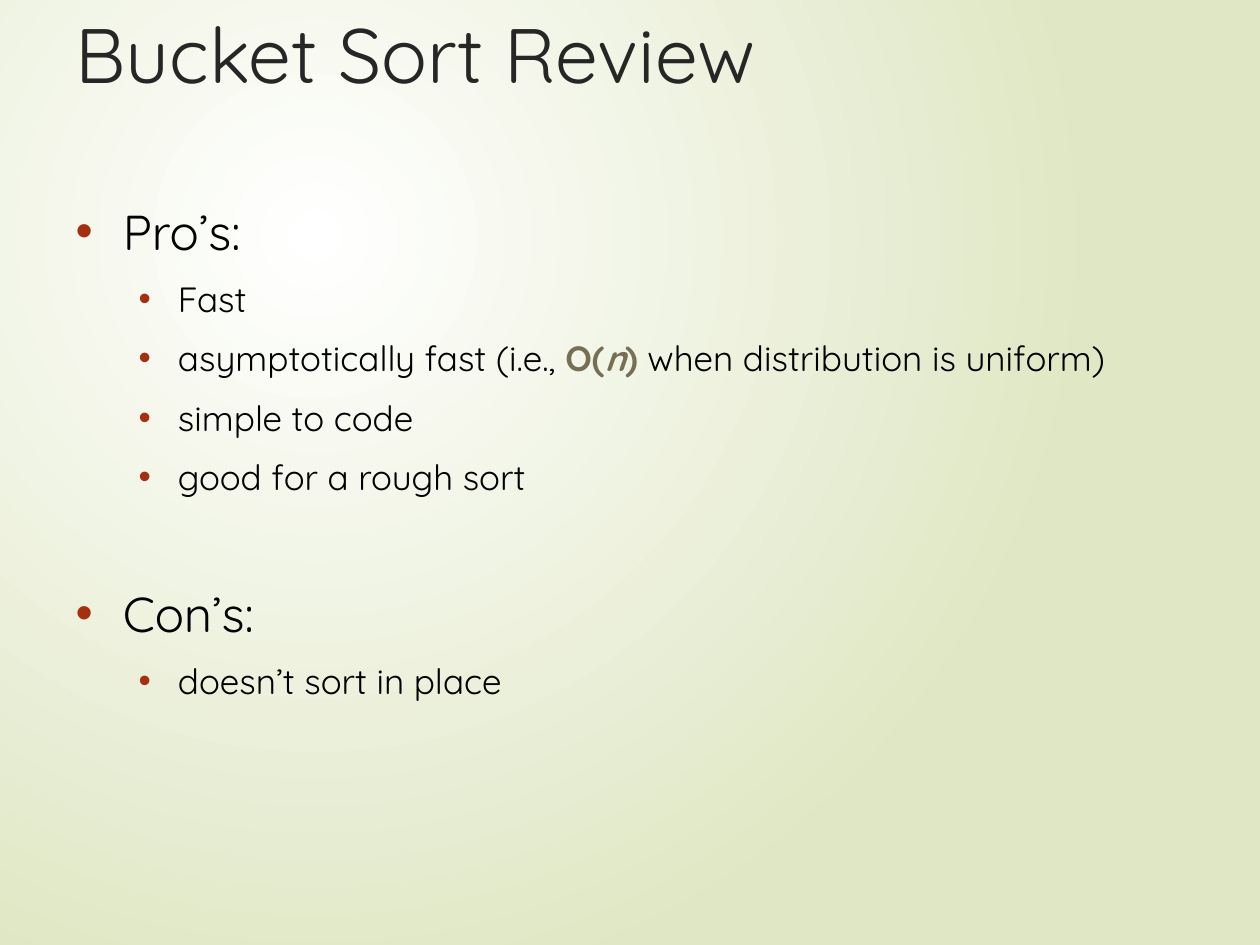
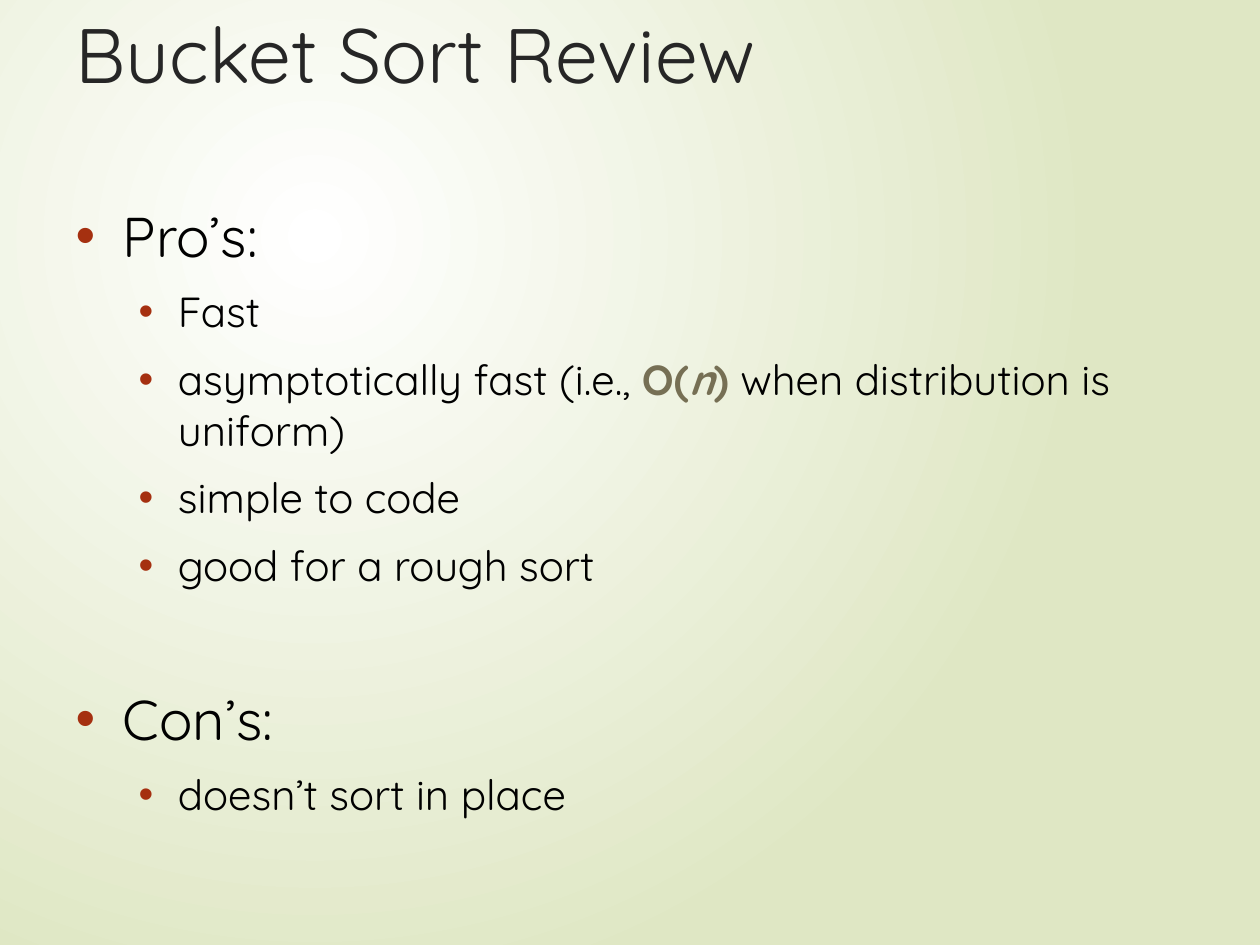
Before and after one commit to FurkanGozukara/CSE214_2018, a slide deck: slide 54 of Lecture Slides/06-Linearsorting.pptx (slide 55 before the commit). Drawn at 1260x945 pixels with LibreOffice and Linux fonts; fonts in the diff are those of the drawing. Boxes give left, top, right and bottom in pixels: in the first picture for what was removed or moved away, otherwise in the second. Text is boxed around its words. In the diff, an @@ line names an element or a change of style, - is before the commit and + after.

```diff
--- a/Lecture Slides/06-Linearsorting.pptx
+++ b/Lecture Slides/06-Linearsorting.pptx
@@ text "Pro’s:" at (123,217,1110,819): size 28 to 32 pt in "Pro’s:", "Con’s:"; size 20 to 24 pt in "Fast", "asymptotically fast (i.e., O(n) when distribution is ...", "simple to code", "good for a rough sort" and 1 more places @@
```
Also in this commit, not shown: 8 other slides changed, 1 slide added, 2 slides removed, 10 other files.
